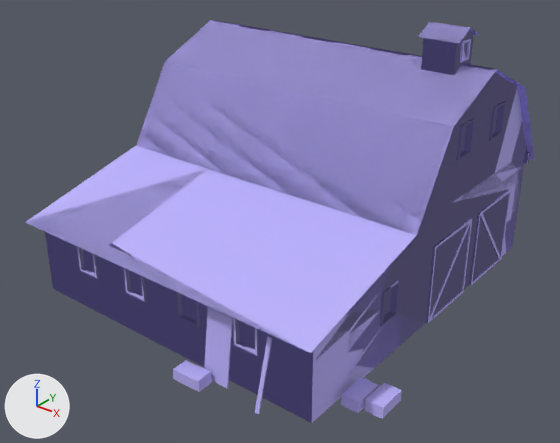
Renders of the Blender file src/props_skybox/farm_barn.blend from each side of a commit.
Both versions are drawn from a 50 mm lens placed at (54.1, -71.6, 49.7), pointed at (2.1, -6.6, 9.3). Every picture has the same lights, and +X, +Y and +Z are marked at lower left.

In view in the first picture: 'farm_barn', 'farm_barn_lod1'.
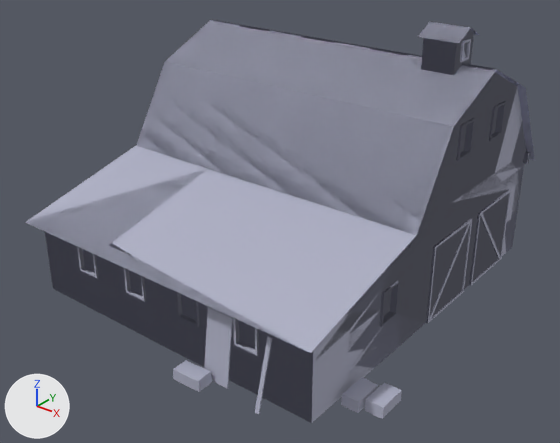
The edits, one by one:
Material 'barn001' (mat_barn001) changes colour from blue #bdb4fb to light grey #b1b2c6; in linear values from (0.508, 0.455, 0.967) to (0.437, 0.447, 0.564).

Changed parts and their boxes (x1, y1, x2, y2) in the pictures (560 x 443 px):
'farm_barn', recoloured (blue to grey): (27, 20, 534, 423) in both
'farm_barn_lod1', recoloured (blue to grey): (25, 22, 535, 423) in both
